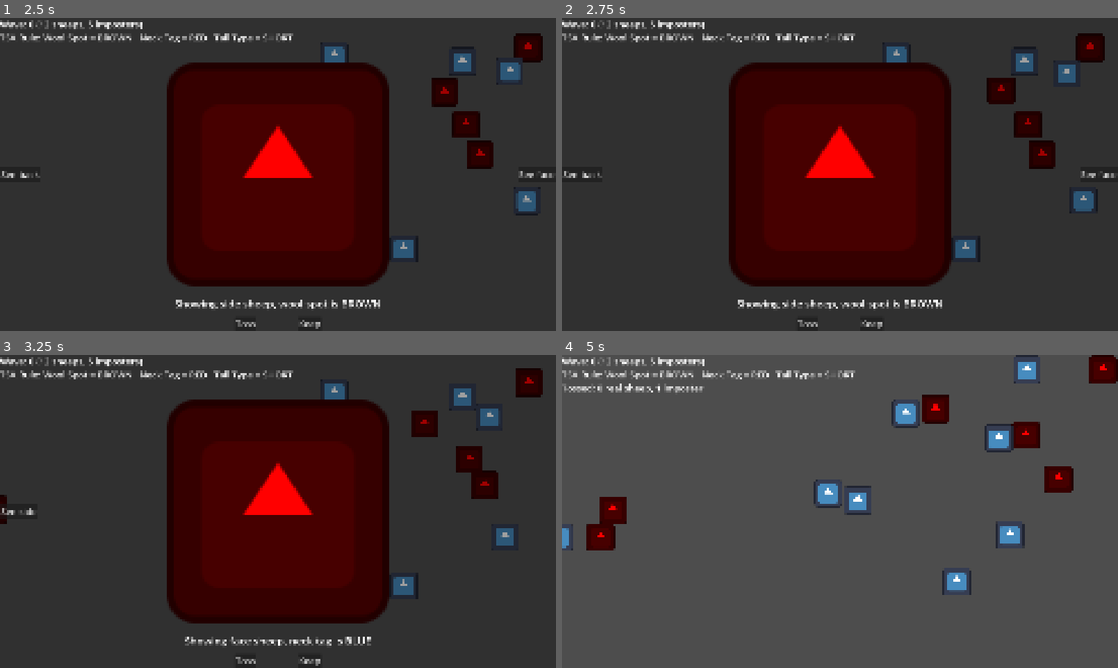
Above: before the commit, frames 1-4 (two rows, left to right).
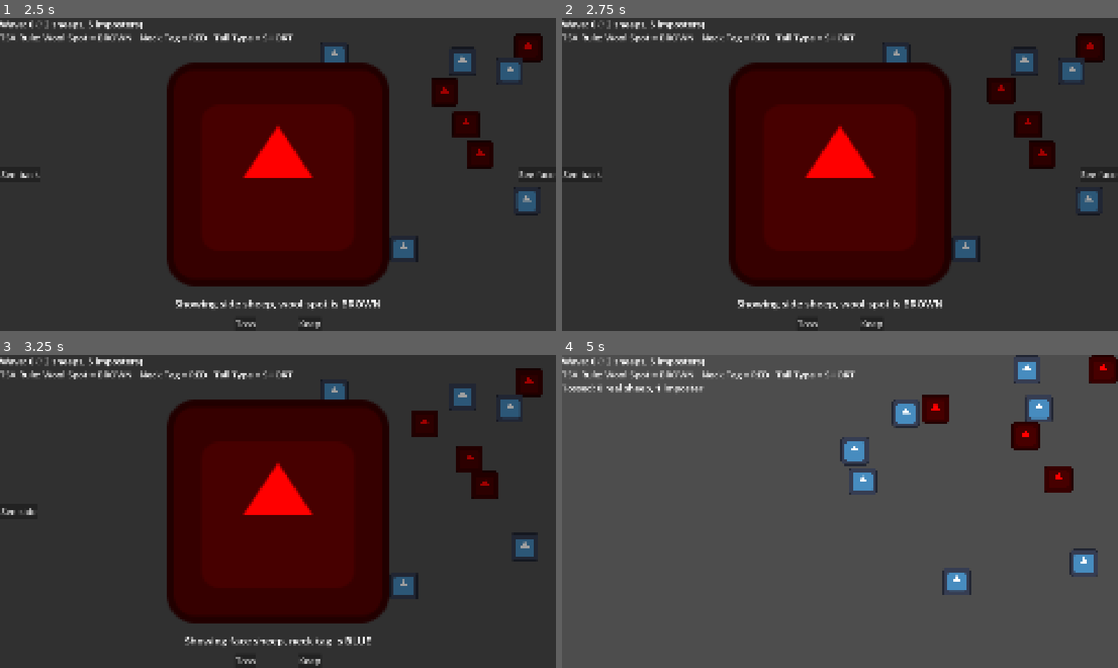
Above: after the commit, the same moments.

Repository: specialOne16/TSA_Comfy-Jam-Spring-2026
Game: Godot game, scene res://main_menu.tscn
The game is run twice, just before and just after one commit, with the same random seed, the same clock (stepped at 60 frames per second) and the same inputs. The engine's default icon, where the game draws it, is replaced by a stand-in: a white triangle on a blue panel in a dark square.
Inputs (mouse positions are in pixels of both pictures, inside the frame that each line leads up to):
- Up to frame 1 (2.5 s): click "Play" at 0.5 s; click (405, 218) at 1.27 s; click (322, 190) at 2.02 s
- Up to frame 2 (2.75 s): no input
- Up to frame 3 (3.25 s): click "See face" at 2.75 s
- Up to frame 4 (5 s): click "See side" at 3.5 s; click "Toss" at 4.25 s

Frame 1 is identical in both runs. In frame 2, 0.4% of the frame differs, in the area x 89-98%, y 12-64%; in frame 3, 0.9%; in frame 4, 3.2%, in the area x 0-97%, y 13-71%.

Commit message:
gate open timing

Diff:
--- a/gameplay/gameplay.gd
+++ b/gameplay/gameplay.gd
@@ -1,4 +1,6 @@
 extends Node2D
+
+const GATE_OPEN_TRIGGER = [0.4, 0.6, 0.8]
 
 @onready var gate_field: GateField = $GateField
 @onready var inspection: Inspection = $Inspection
@@ -13,6 +15,7 @@
 var tail_type_rule: Sheep.TailType
 
 var imposter_count = 0
+var gate_opened = 0
 
 var real_sheep_tossed = 0
 var imposter_tossed = 0
@@ -37,9 +40,6 @@
 		Sheep.TailType.keys()[tail_type_rule]
 	]
 
-	await get_tree().create_timer(2).timeout
-	gate_field.open_gate(wool_spot_rule, neck_tag_rule, tail_type_rule)
-
 
 func _on_inspection_sheep_tossed(sheep: Sheep) -> void:
 	var follow_rule_count = 0
@@ -52,6 +52,11 @@
 	else: imposter_tossed += 1
 
 	wave_stat_label.text = "Tossed: %d real sheep, %d imposter" % [real_sheep_tossed, imposter_tossed]
+
+	if imposter_tossed < imposter_count:
+		if float(imposter_tossed) / imposter_count >= GATE_OPEN_TRIGGER[gate_opened]:
+			gate_opened += 1
+			gate_field.open_gate(wool_spot_rule, neck_tag_rule, tail_type_rule)
 
 	if imposter_tossed >= imposter_count:
 		gate_field.inspect.disconnect(inspection.inspect)
